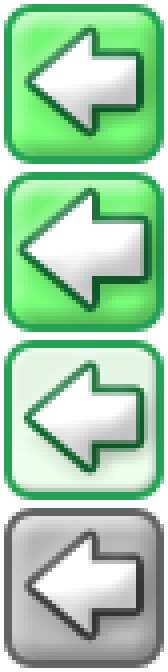
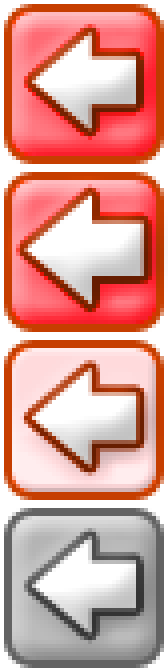
Revision of a layered 168 × 672 image; what changed, layer by layer:
pixels changed over [4, 4, 164, 500] (layer not identified)
